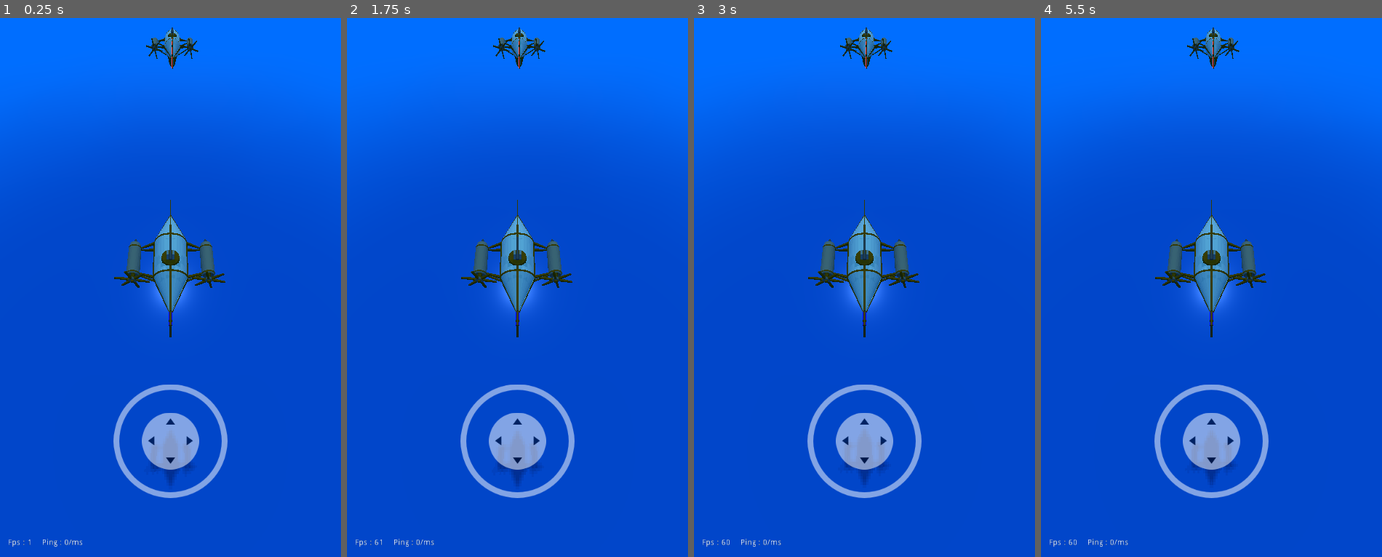
Above: before the commit, frames 1-4 (left to right).
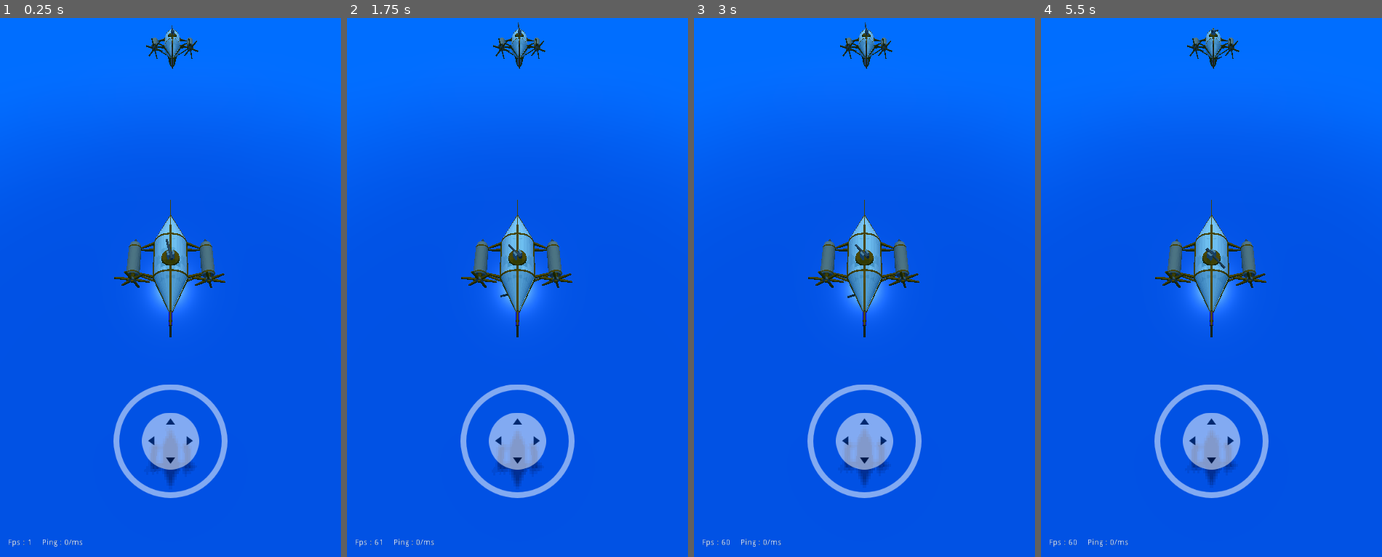
Above: after the commit, the same moments.

Repository: renosyah/sky_miner
Game: Godot game, scene res://gameplay/mp/host/gameplay.tscn
Two runs of this game, one before a commit and one after it. Both use one fixed random seed, a clock stepped at 60 frames per second and the inputs below. This scene is started directly instead of the project's main scene.
Inputs (mouse positions are in pixels of both pictures, inside the frame that each line leads up to):
- Up to frame 1 (0.25 s): no input
- Up to frame 2 (1.75 s): move the mouse to (592, 238) at 0.52 s; hold Right (ui_right) 0.53-1.25 s; click (592, 238) at 0.67 s; tap Enter at 1.25 s; drag from (449, 292) to (500, 384) at 1.27 s
- Up to frame 3 (3 s): tap Space at 2 s; move the mouse to (898, 136) at 2.02 s; hold Right (ui_right) 2.03-2.75 s; tap Enter at 2.75 s; drag from (847, 384) to (762, 179) at 2.77 s
- Up to frame 4 (5.5 s): move the mouse to (1313, 352) at 3.52 s; hold Left (ui_left) 3.53-4.25 s; tap Space at 4.25 s; drag from (1109, 179) to (1160, 120) at 4.27 s; move the mouse to (1228, 265) at 5.02 s; hold Down (ui_down) from 5.03 s (still down); click (1228, 265) at 5.17 s

The runs differ from the first frame. In frame 1, 64% of the frame differs, in the area x 0-100%, y 1-100%; in frame 2, 64%; in frame 3, 64%; in frame 4, 65%.
Error in both runs: Invalid get index '0' (on base: 'Array'). (res://gameplay/mp/host/gameplay.gd:18)

Commit message:
iddle turret task

Diff:
--- a/assets/bot/bot.gd
+++ b/assets/bot/bot.gd
@@ -19,7 +19,7 @@
 	(_collision_shape.shape as SphereShape).radius = detection_range
 	_unit.is_bot = enable
 
-func _process(delta):
+func _process(_delta):
 	if enable:
 		_assign_target()
 		_chase_target()
--- a/assets/ui/fps_ping_displayer/fps_ping_displayer.gd
+++ b/assets/ui/fps_ping_displayer/fps_ping_displayer.gd
@@ -10,5 +10,5 @@
 func on_ping(_ping :int):
 	ping.text = "Ping : " + str(_ping) + "/ms"
 
-func _process(delta):
+func _process(_delta):
 	fps.text = "Fps : " +  str(Engine.get_frames_per_second())
--- a/data/BaseData.gd
+++ b/data/BaseData.gd
@@ -1,7 +1,7 @@
 extends Resource
 class_name BaseData
 
-func from_dictionary(data : Dictionary):
+func from_dictionary(_data : Dictionary):
 	pass
 
 func to_dictionary() -> Dictionary :
--- a/entity/BaseEntity.gd
+++ b/entity/BaseEntity.gd
@@ -31,10 +31,10 @@
 func moving(_delta :float) -> void:
 	pass
 
-func master_moving(delta :float) -> void:
+func master_moving(_delta :float) -> void:
 	pass
 
-func puppet_moving(delta :float) -> void:
+func puppet_moving(_delta :float) -> void:
 	pass
 
 ############################################################
--- a/entity/unit/BaseUnit.gd
+++ b/entity/unit/BaseUnit.gd
@@ -37,7 +37,7 @@
 	add_child(_sound)
 	input_ray_pickable = false
 
-func master_moving(delta :float) -> void:
+func master_moving(_delta :float) -> void:
 	_bot_move()
 
 	if not is_on_floor() and enable_gravity:
@@ -51,12 +51,10 @@
 		var _pos = global_transform.origin
 		var _pos_norm = _pos * Vector3(1,0,1)
 		var _move_to_norm = move_to * Vector3(1,0,1)
-		move_direction = _pos.direction_to(move_to)
+		move_direction = _pos_norm.direction_to(_move_to_norm)
 		if _pos_norm.distance_to(_move_to_norm) < margin:
+			move_direction = Vector3.ZERO
 			is_moving = false
-
-	if not is_moving:
-		move_direction = Vector3.ZERO
 
 func puppet_moving(delta :float) -> void:
 	translation = translation.linear_interpolate(_puppet_translation, 2.5 * delta)
--- a/entity/unit/airship/cruiser/cruiser.gd
+++ b/entity/unit/airship/cruiser/cruiser.gd
@@ -15,6 +15,8 @@
 	_material.albedo_color = color_coat
 	_main_body.set_surface_material(2, _material)
 	_flap.set_surface_material(0, _material)
+
+	# just testing
 	turrets = [$mg, $mg2, $mg3]
 
 func moving(delta :float) -> void:
--- a/entity/unit/airship/cruiser/cruiser.tscn
+++ b/entity/unit/airship/cruiser/cruiser.tscn
@@ -16,7 +16,6 @@
 albedo_color = Color( 0.403922, 0.215686, 0, 1 )
 
 [sub_resource type="SpatialMaterial" id=3]
-flags_unshaded = true
 albedo_color = Color( 0.878431, 0.537255, 0, 1 )
 
 [sub_resource type="SpatialMaterial" id=5]
@@ -90,15 +89,12 @@
 
 [node name="mg" parent="." instance=ExtResource( 8 )]
 transform = Transform( 1, 0, 0, 0, 1, 0, 0, 0, 1, 0, 0.823445, 0 )
-aiming_speed = 5.0
 ignore_body = NodePath("..")
 
 [node name="mg2" parent="." instance=ExtResource( 8 )]
 transform = Transform( 1, 0, 0, 0, 1, 0, 0, 0, 1, 0, -0.863782, -1.48808 )
-aiming_speed = 5.0
 ignore_body = NodePath("..")
 
 [node name="mg3" parent="." instance=ExtResource( 8 )]
 transform = Transform( 1, 0, 0, 0, 1, 0, 0, 0, 1, 0, -0.863782, 0.82613 )
-aiming_speed = 5.0
 ignore_body = NodePath("..")
--- a/entity/unit/turret/turret.gd
+++ b/entity/unit/turret/turret.gd
@@ -17,6 +17,7 @@
 var _pivot :Spatial
 var _reload_timer :Timer
 var _firing_timer :Timer
+var _iddle_timer :Timer
 
 var _body :Spatial
 var _gun :Spatial
@@ -36,6 +37,11 @@
 	_firing_timer.one_shot = true
 	add_child(_firing_timer)
 
+	_iddle_timer = Timer.new()
+	_iddle_timer.wait_time = 3
+	_iddle_timer.one_shot = true
+	add_child(_iddle_timer)
+
 	_body = get_node_or_null(body)
 	_gun = get_node_or_null(gun)
 	_ray = get_node_or_null(ray)
@@ -53,23 +59,33 @@
 	var _target: BaseUnit = _get_target()
 	_aiming(_target, delta)
 	_detect_aim(_target, delta)
+	_idle(_target, delta)
+
+func _idle(_target :BaseUnit, delta :float):
+	if is_instance_valid(_target):
+		return
+
+	if not _iddle_timer.is_stopped():
+		return
+
+	_pivot.rotation_degrees.y = rand_range(0, 360)
+	_pivot.rotation_degrees.x = rand_range(-25, 25)
+	_iddle_timer.start()
 
 func _aiming(_target :BaseUnit, delta :float):
-	if not is_instance_valid(_target):
-		return
-
 	if not is_instance_valid(_body):
 		return
 
 	if not is_instance_valid(_gun):
 		return
 
-	var from_pos :Vector3 = _pivot.global_transform.origin
-	var to_pos :Vector3 = _target.global_transform.origin
+	if is_instance_valid(_target):
+		var from_pos :Vector3 = _pivot.global_transform.origin
+		var to_pos :Vector3 = _target.global_transform.origin
 
-	var _aim_dir :Vector3 = from_pos.direction_to(to_pos + Vector3(0,2,0))
-	_pivot.look_at(_aim_dir * 100, Vector3.UP)
-	_pivot.rotation_degrees.x = clamp(_pivot.rotation_degrees.x, -45, 45)
+		var _aim_dir :Vector3 = from_pos.direction_to(to_pos + Vector3(0,2,0))
+		_pivot.look_at(_aim_dir * 100, Vector3.UP)
+		_pivot.rotation_degrees.x = clamp(_pivot.rotation_degrees.x, -45, 45)
 
 	_body.rotation.y = lerp_angle(_body.rotation.y, _pivot.rotation.y, aiming_speed * delta)
 
@@ -81,16 +97,16 @@
 	if target.is_empty():
 		return null
 
-	var body = get_node_or_null(target)
-	if not is_instance_valid(body):
+	var _body_target = get_node_or_null(target)
+	if not is_instance_valid(_body_target):
 		return null
 
-	if not body is BaseUnit:
+	if not _body_target is BaseUnit:
 		return null
 
-	return body
+	return _body_target
 
-func _detect_aim(_target :BaseUnit, delta :float):
+func _detect_aim(_target :BaseUnit, _delta :float):
 	if not is_instance_valid(_target):
 		return
 
@@ -108,11 +124,11 @@
 	if _ray.is_colliding() and _firing_timer.is_stopped():
 		_firing_timer.start()
 
-		var body = _ray.get_collider()
-		if body is StaticBody:
+		var _body_target = _ray.get_collider()
+		if _body_target is StaticBody:
 			return
 
-		if not body is BaseUnit:
+		if not _body_target is BaseUnit:
 			return
 
 		firing()
--- a/gameplay/mp/host/gameplay.gd
+++ b/gameplay/mp/host/gameplay.gd
@@ -4,7 +4,7 @@
 onready var bots = [$cruiser2/bot, $cruiser3/bot]
 onready var islands = _map.get_islands()
 
-func _process(delta):
+func _process(_delta):
 	cruiser.move_direction = _ui.get_joystick_direction()
 
 	$cruiser.assign_turret_target($cruiser/bot.get_node_path_targets())
--- a/gameplay/mp/host/gameplay.tscn
+++ b/gameplay/mp/host/gameplay.tscn
@@ -12,7 +12,7 @@
 team = 1
 speed = 4
 enable_gravity = false
-margin = 1.0
+margin = 5.0
 color_coat = Color( 0.00784314, 0, 1, 1 )
 
 [node name="bot" parent="cruiser" instance=ExtResource( 3 )]
@@ -25,6 +25,7 @@
 team = 2
 speed = 2
 enable_gravity = false
+margin = 5.0
 color_coat = Color( 1, 0.235294, 0.235294, 1 )
 acceleration = 0.25
 
@@ -37,6 +38,7 @@
 team = 2
 speed = 2
 enable_gravity = false
+margin = 5.0
 color_coat = Color( 1, 0.235294, 0.235294, 1 )
 acceleration = 0.25
 
--- a/map/map.tscn
+++ b/map/map.tscn
@@ -39,7 +39,7 @@
 
 [node name="DirectionalLight" type="DirectionalLight" parent="."]
 transform = Transform( 1, 0, 0, 0, -0.418375, 0.908275, 0, -0.908275, -0.418375, 0, 44.1716, 0 )
-light_energy = 0.4
+light_energy = 0.6
 shadow_enabled = true
 directional_shadow_mode = 0
 
